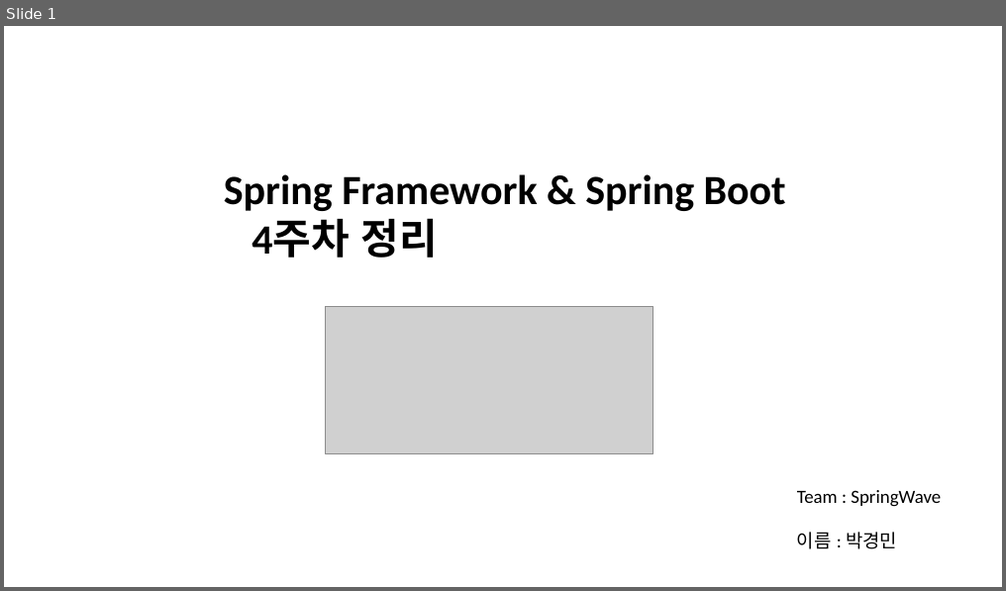
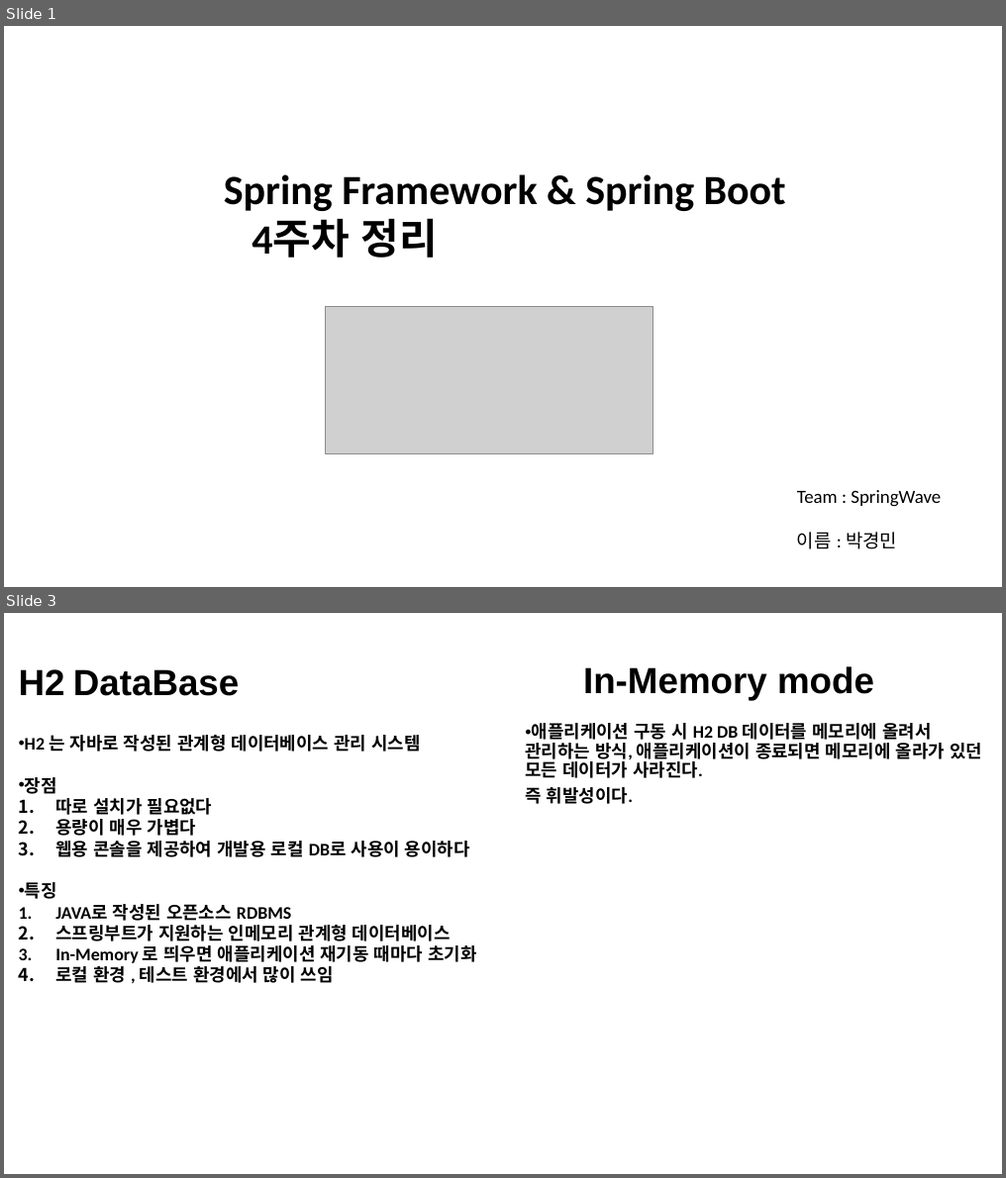
Before and after one commit to kyungmin1221/Tave_Study, a slide deck: 복습정리자료/spring 4주차 정리(kyungmin) .pptx. Shown one above the other, each under a label of ours: slide 1 before the commit, slides 1 and 3 after it; the slides between them are not shown. The pictures are 1006x591 and 1006x1178 pixels, drawn with LibreOffice and Linux fonts; fonts in the diff are those of the drawing; grey boxes stand for pictures. Boxes give left, top, right and bottom in pixels: in the first picture for what was removed or moved away, otherwise in the second. Text is boxed around its words. In the diff, an @@ line names an element or a change of style, - is before the commit and + after.

```diff
--- a/복습정리자료/spring 4주차 정리(kyungmin) .pptx
+++ b/복습정리자료/spring 4주차 정리(kyungmin) .pptx
@@ slide 3 added at (4, 613, 1002, 1174), background #FFFFFF @@
@@ text added at (19, 669, 240, 696), 35 pt, text #000000, bold @@
+H2 DataBase
@@ text added at (583, 666, 874, 700), 35 pt, text #000000, bold @@
+In-Memory mode
@@ text added at (525, 723, 982, 804), 17 pt, text #000000, bold @@
+• 애플리케이션 구동 시 H2 DB 데이터를 메모리에 올려서 관리하는 방식, 애플리케이션이 종료되면 메모리에 올라가 있던 모든 데이터가 사라진다.
+즉 휘발성이다.
@@ text added at (25, 735, 476, 983), 17 pt, text #000000, bold @@
+• H2 는 자바로 작성된 관계형 데이터베이스 관리 시스템
+• 장점
+1. 따로 설치가 필요없다
+2. 용량이 매우 가볍다
+3. 웹용 콘솔을 제공하여 개발용 로컬 DB로 사용이 용이하다
+• 특징
+1. JAVA로 작성된 오픈소스 RDBMS
+2. 스프링부트가 지원하는 인메모리 관계형 데이터베이스
+3. In-Memory 로 띄우면 애플리케이션 재기동 때마다 초기화
+4. 로컬 환경 , 테스트 환경에서 많이 쓰임
```
Also in this commit, not shown: 1 slide changed, 5 other slides added, 5 slides removed.
